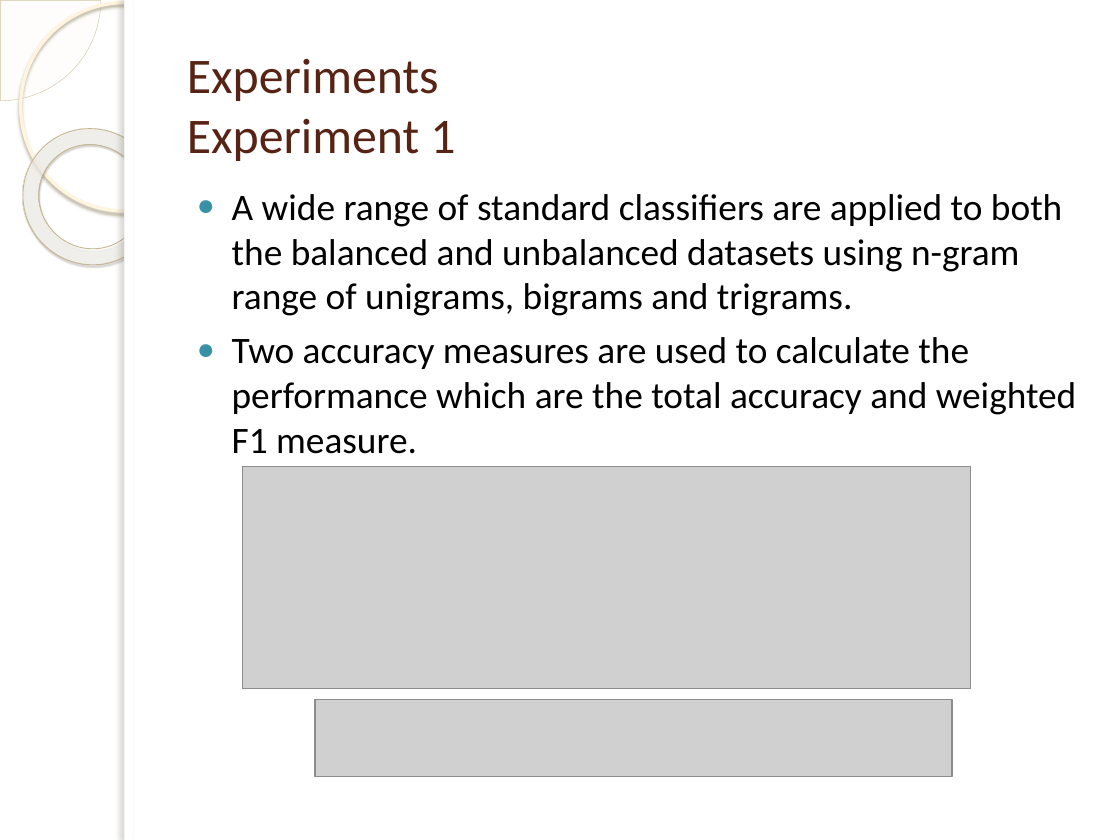
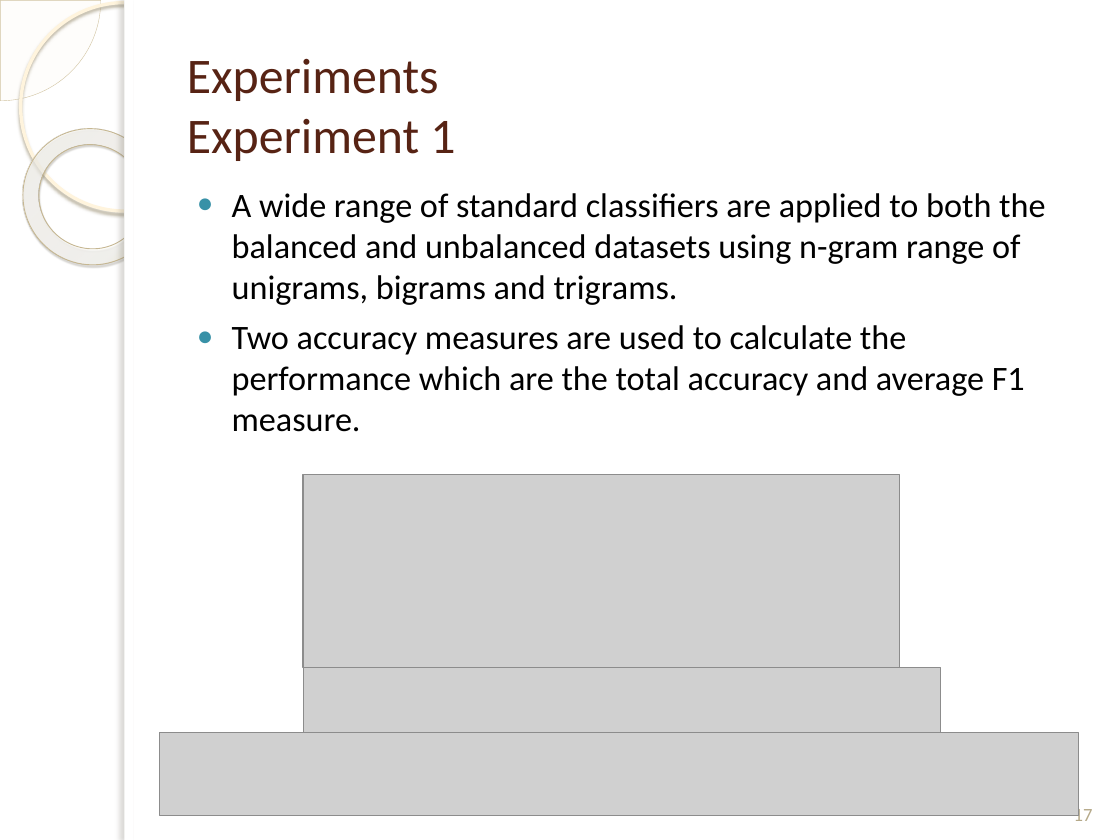
Before and after one commit to mhd9023/Thesis, a slide deck: slide 17 of Report#1_.pptx (slide 15 before the commit). Drawn at 1120x840 pixels with LibreOffice and Linux fonts; fonts in the diff are those of the drawing; grey boxes stand for pictures; background and template pictures are left out. Boxes give left, top, right and bottom in pixels: in the first picture for what was removed or moved away, otherwise in the second. Text is boxed around its words. In the diff, an @@ line names an element or a change of style, - is before the commit and + after.

```diff
--- a/Report#1_.pptx
+++ b/Report#1_.pptx
@@ text at [232, 193, 1045, 305]: size 24 to 22 pt in "A wide range of standard classifiers are ..." @@
@@ text at [232, 325, 1025, 432]: text changed; size 24 to 22 pt @@
-● Two accuracy measures are used to calculate the performance which are the total accuracy and weighted F1 measure.
+● Two accuracy measures are used to calculate the performance which are the total accuracy and average F1 measure.
@@ picture: place and size @@
-picture at [243, 467, 971, 689]
+picture at [304, 474, 900, 668]
@@ picture: place and size @@
-picture at [315, 699, 952, 776]
+picture at [304, 668, 941, 745]
@@ picture added at [159, 732, 1077, 815] @@
@@ page number added at [1074, 806, 1093, 821], 12 pt, text #B6A98A @@
+17
```
Also in this commit, not shown: 32 other slides changed, 3 slides added, 2 other files.
